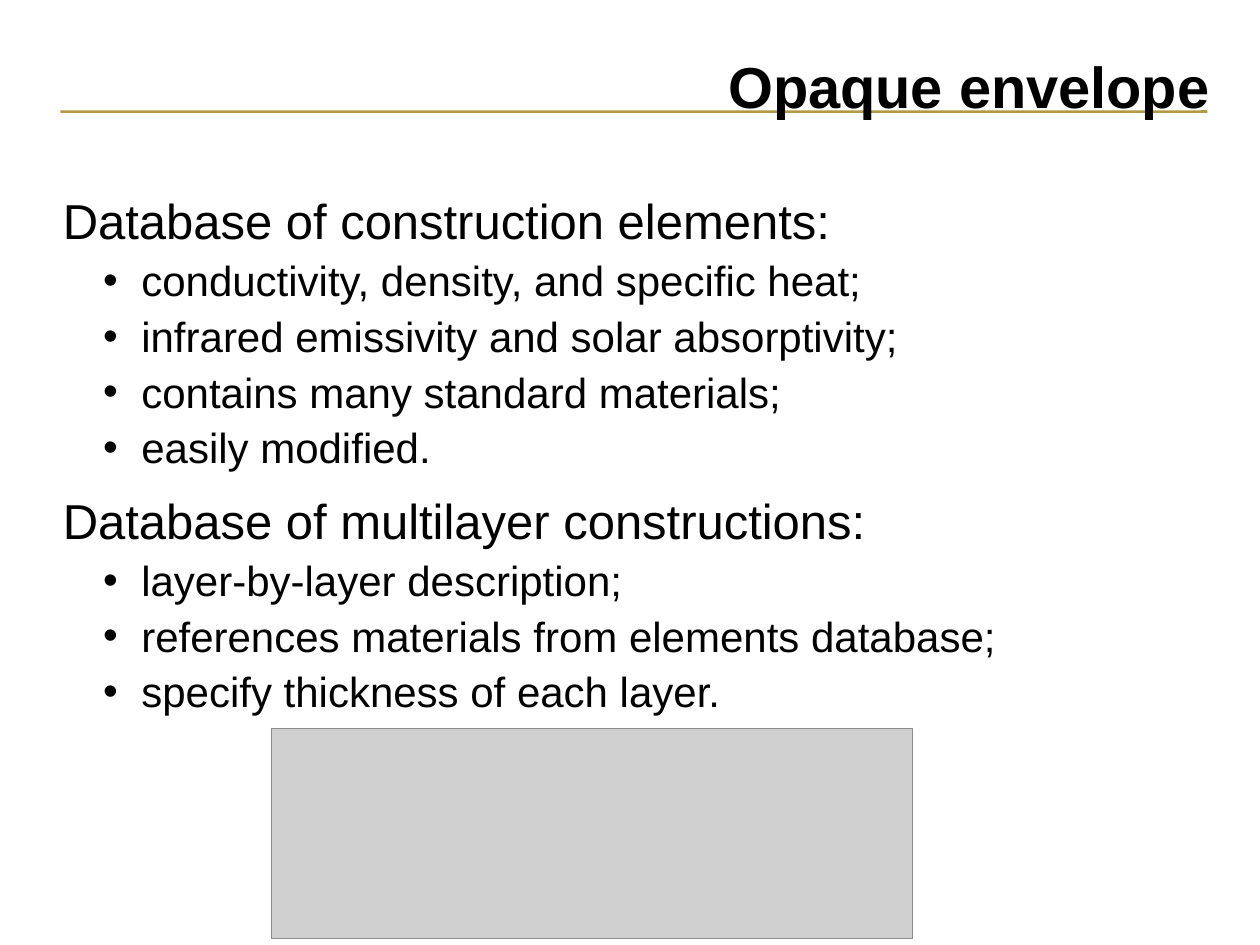
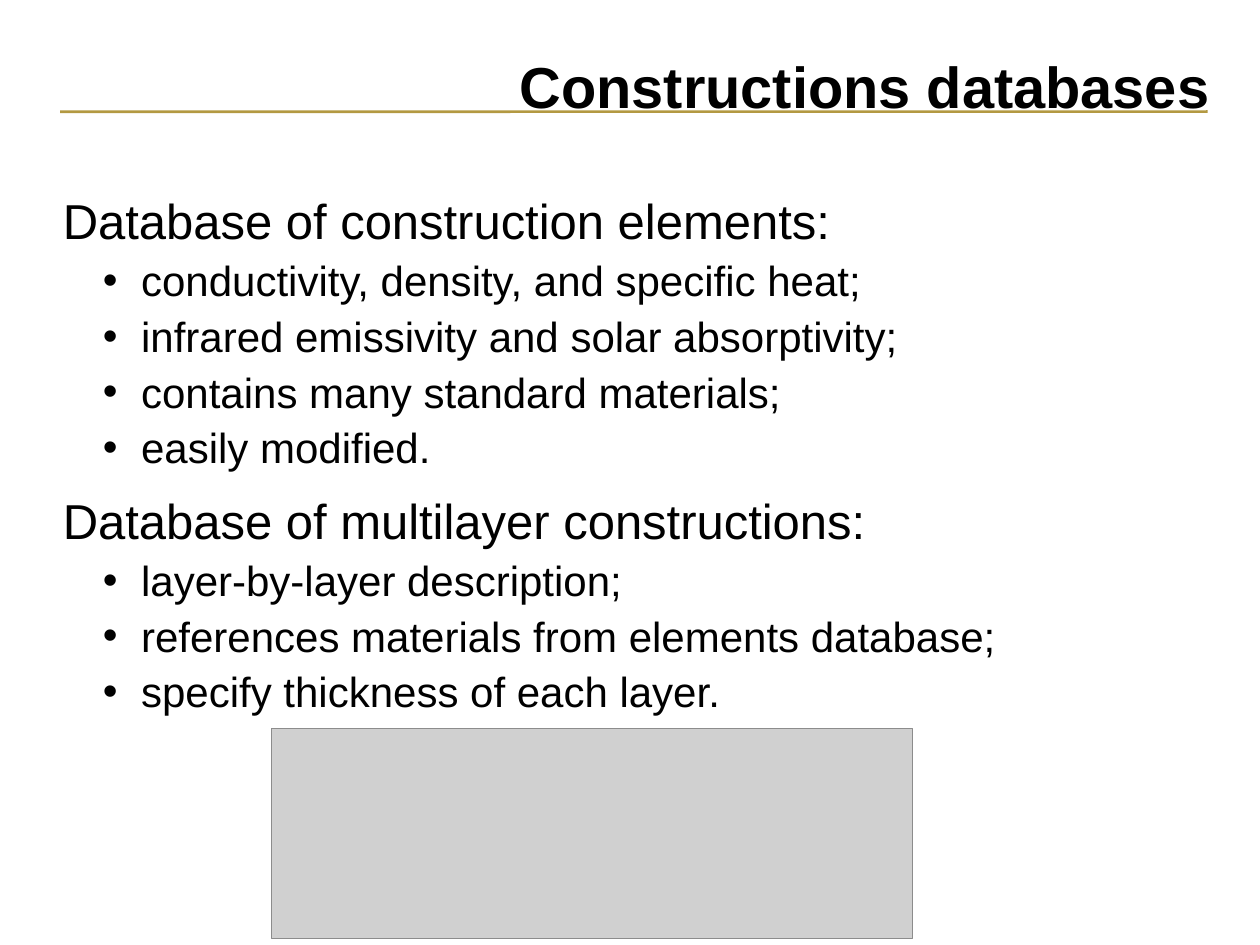
Before and after one commit to ESP-rCommunity/ESPrExtras, a slide deck: slide 24 of training/NRCan_course_materials/intro/introduction.ppt (slide 28 before the commit). Drawn at 1260x945 pixels with LibreOffice and Linux fonts; fonts in the diff are those of the drawing; grey boxes stand for pictures. Boxes give left, top, right and bottom in pixels: in the first picture for what was removed or moved away, otherwise in the second. Text is boxed around its words. In the diff, an @@ line names an element or a change of style, - is before the commit and + after.

```diff
--- a/training/NRCan_course_materials/intro/introduction.ppt
+++ b/training/NRCan_course_materials/intro/introduction.ppt
@@ title at (520, 66, 1209, 113): text changed @@
-Opaque envelope
+Constructions databases
```
Also in this commit, not shown: 19 other slides changed, 1 slide added.
